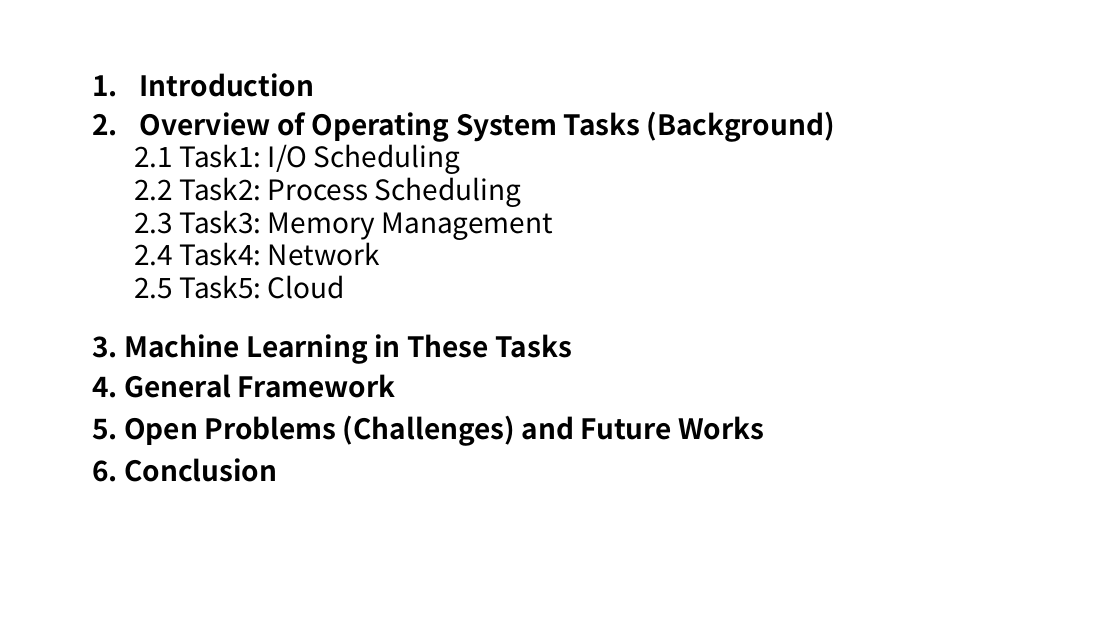
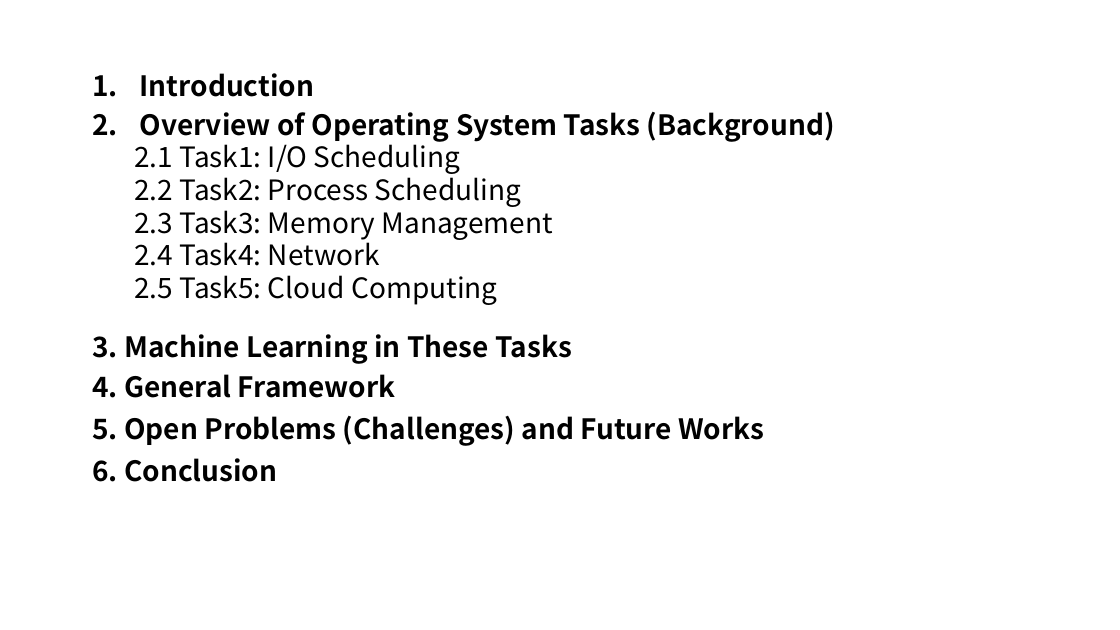
Before and after one commit to LiuYingying0104/AIOS, a slide deck: slide 6 of Papers/ML Apply in OS/updates.pptx. Drawn at 1120x630 pixels with LibreOffice and Linux fonts; fonts in the diff are those of the drawing. Boxes give left, top, right and bottom in pixels: in the first picture for what was removed or moved away, otherwise in the second. Text is boxed around its words. In the diff, an @@ line names an element or a change of style, - is before the commit and + after.

```diff
--- a/Papers/ML Apply in OS/updates.pptx
+++ b/Papers/ML Apply in OS/updates.pptx
@@ text at (x1=134, y1=275, x2=497, y2=305): text changed @@
-  2.5 Task5: Cloud
+  2.5 Task5: Cloud Computing
```
Also in this commit, not shown: 2 slides added, 1 slide removed, 20 other files.
